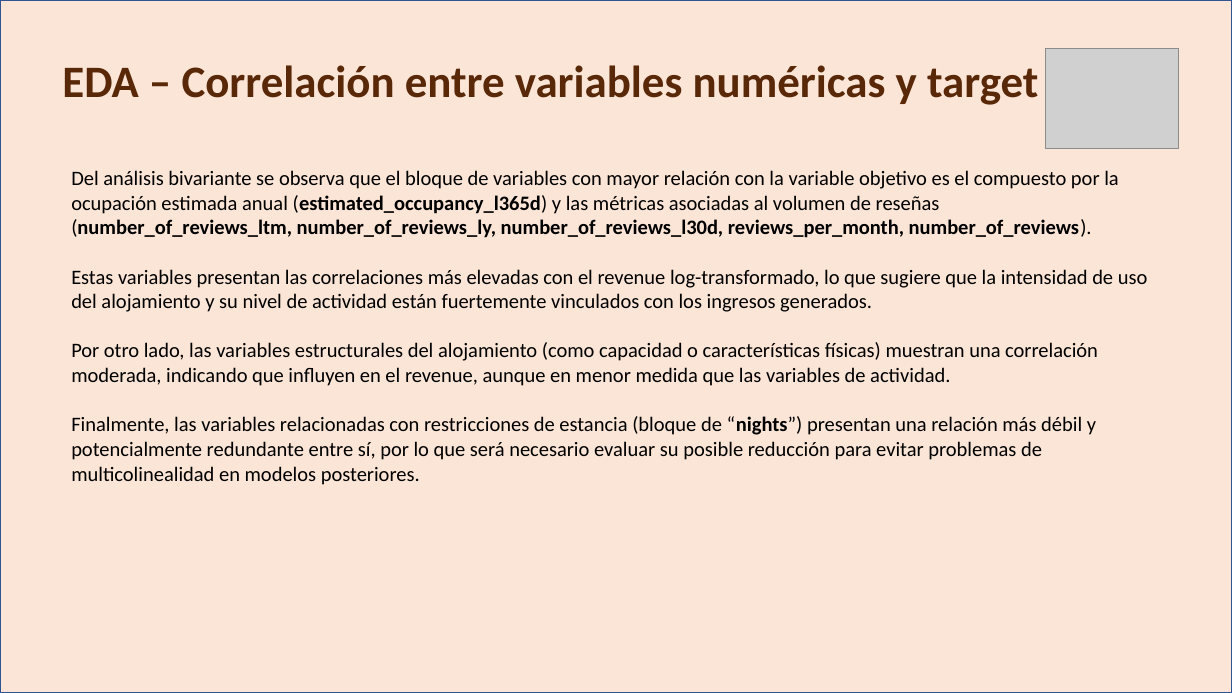
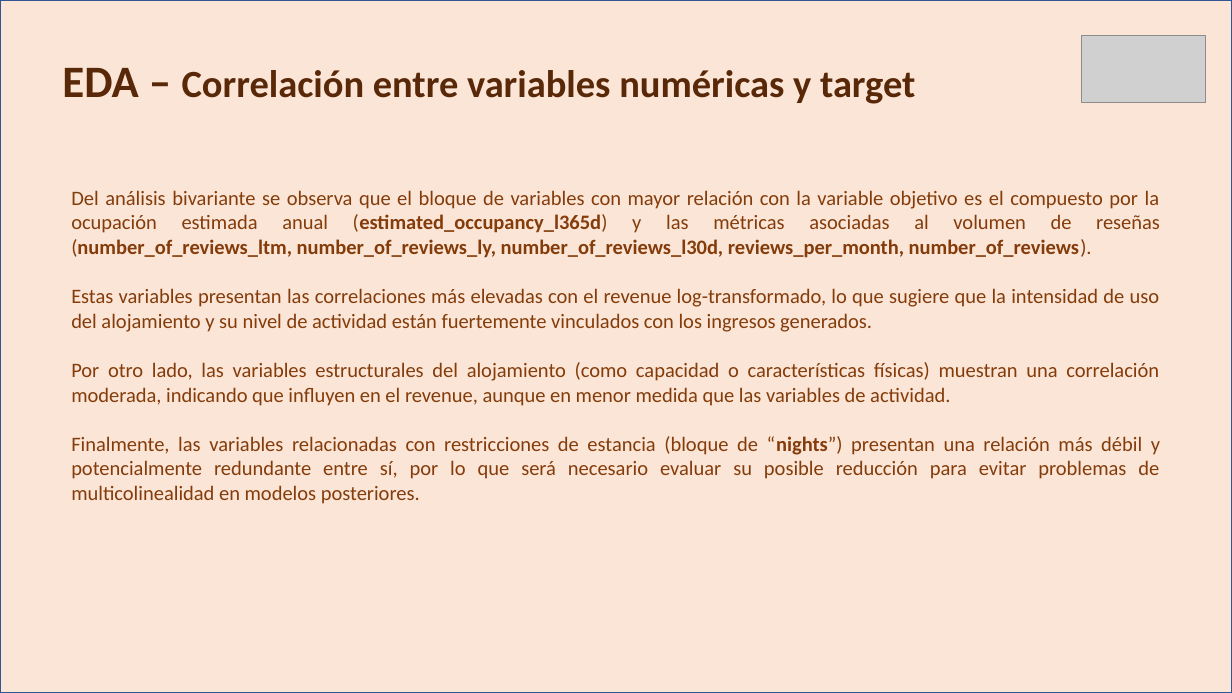
Before and after one commit to HimuraFresh/ML_-Grupo_1-, a slide deck: slide 5 of ML_ppt.pptx. Drawn at 1232x693 pixels with LibreOffice and Linux fonts; fonts in the diff are those of the drawing; grey boxes stand for pictures. Boxes give left, top, right and bottom in pixels: in the first picture for what was removed or moved away, otherwise in the second. Text is boxed around its words. In the diff, an @@ line names an element or a change of style, - is before the commit and + after.

```diff
--- a/ML_ppt.pptx
+++ b/ML_ppt.pptx
@@ text "EDA – Correlación entre variables ..." at (62,68,915,104): size 35 to 30 pt @@
@@ picture removed at (1046,48,1179,148) @@
@@ picture added at (1082,35,1206,103) @@
@@ text "Del análisis bivariante se observa ...": place and size @@
-text "Del análisis bivariante se observa ..." at (71,170,1148,485)
+text "Del análisis bivariante se observa ..." at (71,190,1160,504)
@@ text "Del análisis bivariante se observa ..." at (71,190,1160,504): text colour #000000 to #843C0B; alignment left to justified @@
```
Also in this commit, not shown: 13 other slides changed, 4 slides added, 2 other files.
